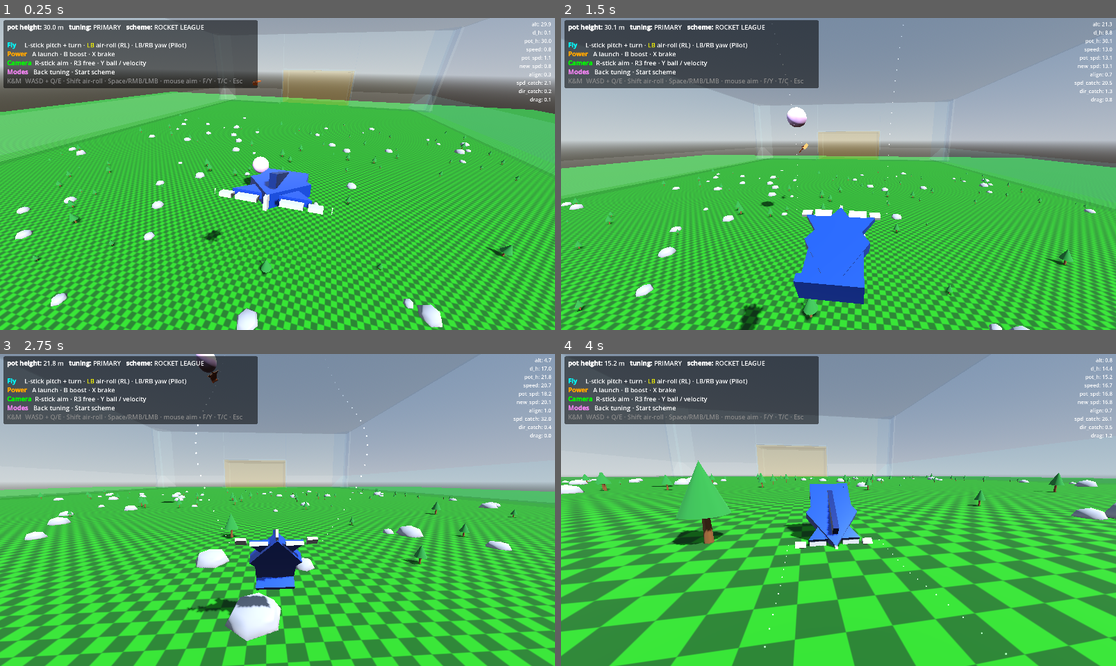
Above: before the commit, frames 1-4 (two rows, left to right).
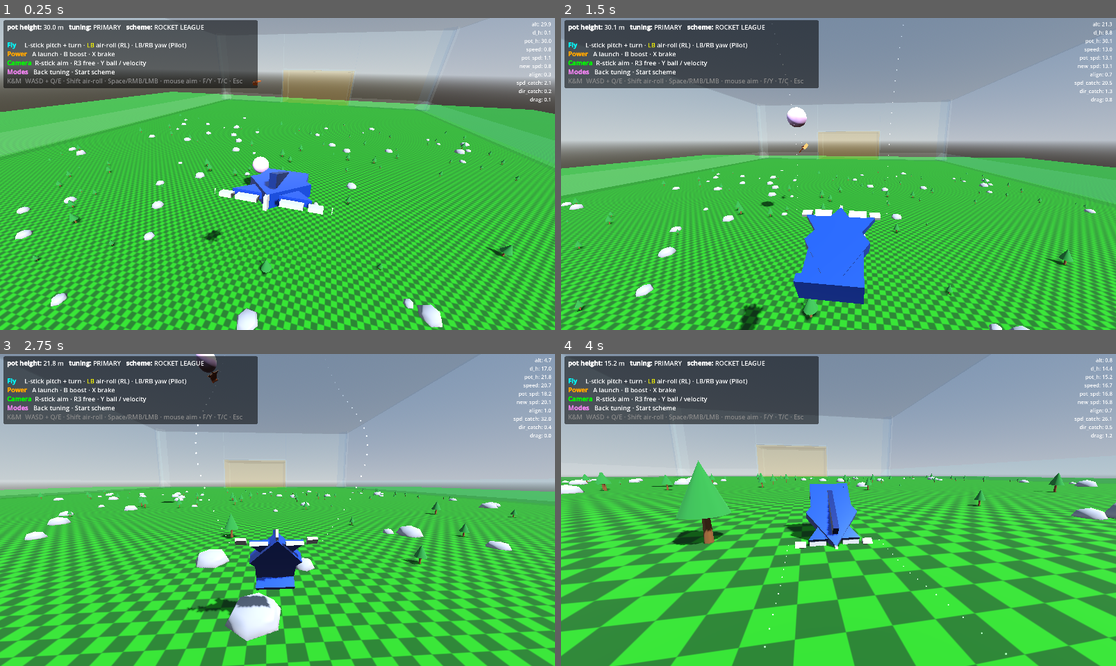
Above: after the commit, the same moments.

Repository: westonkelliher/glider
Game: Godot game, scene res://scenes/main.tscn
Two runs of this game, one before a commit and one after it. Both use one fixed random seed, a clock stepped at 60 frames per second and the inputs below.
Inputs (mouse positions are in pixels of both pictures, inside the frame that each line leads up to):
- Up to frame 1 (0.25 s): no input
- Up to frame 2 (1.5 s): tap Enter at 0.5 s; move the mouse to (866, 174) at 0.52 s; press the mouse at (866, 174) at 0.53 s; hold W (move_forward) from 0.53 s (still down); move the mouse to (810, 174) at 1.27 s; release the mouse at (810, 174) at 1.28 s; tap Shift (air_roll) at 1.35 s
- Up to frame 3 (2.75 s): keep holding W (move_forward); move the mouse to (288, 503) at 2.02 s; hold Right mouse button (boost) from 2.03 s (still down)
- Up to frame 4 (4 s): keep holding W (move_forward); move the mouse to (832, 516) at 2.77 s; release Right mouse button (boost) at 2.78 s; tap Y (cam_ball_toggle) at 2.85 s; move the mouse to (877, 513) at 3.52 s; tap F (cam_free) at 3.6 s

The runs differ from the first frame. In frame 1, 0.5% of the frame differs, in the area x 0-79%, y 22-46%; in frame 2, 0.4%; in frame 3, less than 0.1%; in frame 4, less than 0.1%.

Commit message:
Refine arena chamfers: smaller bevel (leg 14->7.5), corners reach floor
Vertical corner panels now bury 5 units below the floor instead of kissing
it (the coplanar bottom edge left a visible seam). Floor bevels cover half
as much wall.

Co-Authored-By: Claude Opus 4.8 (1M context) <noreply@anthropic.com>

Diff:
--- a/environment/arena.tscn
+++ b/environment/arena.tscn
@@ -79,24 +79,24 @@
 ; so the bevel sits inside the arena with no geometry poking through the walls.
 [sub_resource type="BoxMesh" id="mesh_ch_ew"]
 material = SubResource("wall_mat")
-size = Vector3(19.79899, 5, 400)
+size = Vector3(10.6066, 5, 400)
 
 [sub_resource type="BoxShape3D" id="shape_ch_ew"]
-size = Vector3(19.79899, 5, 400)
+size = Vector3(10.6066, 5, 400)
 
 [sub_resource type="BoxMesh" id="mesh_ch_ns"]
 material = SubResource("wall_mat")
-size = Vector3(19.79899, 5, 80)
+size = Vector3(10.6066, 5, 80)
 
 [sub_resource type="BoxShape3D" id="shape_ch_ns"]
-size = Vector3(19.79899, 5, 80)
+size = Vector3(10.6066, 5, 80)
 
 [sub_resource type="BoxMesh" id="mesh_ch_v"]
 material = SubResource("wall_mat")
-size = Vector3(19.79899, 5, 70)
+size = Vector3(10.6066, 5, 76)
 
 [sub_resource type="BoxShape3D" id="shape_ch_v"]
-size = Vector3(19.79899, 5, 70)
+size = Vector3(10.6066, 5, 76)
 
 [node name="Arena" type="StaticBody3D"]
 script = ExtResource("1_ref")
@@ -260,81 +260,81 @@
 shape = SubResource("shape_ceiling")
 
 [node name="ChamferFloorEast" type="MeshInstance3D" parent="."]
-transform = Transform3D(0.70710677, -0.70710677, 0, 0.70710677, 0.70710677, 0, 0, 0, 0.99999994, 111.5, 7, 0)
+transform = Transform3D(0.70710677, -0.70710677, 0, 0.70710677, 0.70710677, 0, 0, 0, 0.99999994, 114.75, 3.75, 0)
 mesh = SubResource("mesh_ch_ew")
 
 [node name="ChamferFloorEastShape" type="CollisionShape3D" parent="."]
-transform = Transform3D(0.70710677, -0.70710677, 0, 0.70710677, 0.70710677, 0, 0, 0, 0.99999994, 111.5, 7, 0)
+transform = Transform3D(0.70710677, -0.70710677, 0, 0.70710677, 0.70710677, 0, 0, 0, 0.99999994, 114.75, 3.75, 0)
 shape = SubResource("shape_ch_ew")
 
 [node name="ChamferFloorWest" type="MeshInstance3D" parent="."]
-transform = Transform3D(-0.70710677, 0.70710677, 0, 0.70710677, 0.70710677, 0, 0, 0, -0.99999994, -111.5, 7, 0)
+transform = Transform3D(-0.70710677, 0.70710677, 0, 0.70710677, 0.70710677, 0, 0, 0, -0.99999994, -114.75, 3.75, 0)
 mesh = SubResource("mesh_ch_ew")
 
 [node name="ChamferFloorWestShape" type="CollisionShape3D" parent="."]
-transform = Transform3D(-0.70710677, 0.70710677, 0, 0.70710677, 0.70710677, 0, 0, 0, -0.99999994, -111.5, 7, 0)
+transform = Transform3D(-0.70710677, 0.70710677, 0, 0.70710677, 0.70710677, 0, 0, 0, -0.99999994, -114.75, 3.75, 0)
 shape = SubResource("shape_ch_ew")
 
 [node name="ChamferFloorNL" type="MeshInstance3D" parent="."]
-transform = Transform3D(0, 0, -0.99999994, 0.70710677, 0.70710677, 0, 0.70710677, -0.70710677, 0, -80, 7, 191.5)
+transform = Transform3D(0, 0, -0.99999994, 0.70710677, 0.70710677, 0, 0.70710677, -0.70710677, 0, -80, 3.75, 194.75)
 mesh = SubResource("mesh_ch_ns")
 
 [node name="ChamferFloorNLShape" type="CollisionShape3D" parent="."]
-transform = Transform3D(0, 0, -0.99999994, 0.70710677, 0.70710677, 0, 0.70710677, -0.70710677, 0, -80, 7, 191.5)
+transform = Transform3D(0, 0, -0.99999994, 0.70710677, 0.70710677, 0, 0.70710677, -0.70710677, 0, -80, 3.75, 194.75)
 shape = SubResource("shape_ch_ns")
 
 [node name="ChamferFloorNR" type="MeshInstance3D" parent="."]
-transform = Transform3D(0, 0, -0.99999994, 0.70710677, 0.70710677, 0, 0.70710677, -0.70710677, 0, 80, 7, 191.5)
+transform = Transform3D(0, 0, -0.99999994, 0.70710677, 0.70710677, 0, 0.70710677, -0.70710677, 0, 80, 3.75, 194.75)
 mesh = SubResource("mesh_ch_ns")
 
 [node name="ChamferFloorNRShape" type="CollisionShape3D" parent="."]
-transform = Transform3D(0, 0, -0.99999994, 0.70710677, 0.70710677, 0, 0.70710677, -0.70710677, 0, 80, 7, 191.5)
+transform = Transform3D(0, 0, -0.99999994, 0.70710677, 0.70710677, 0, 0.70710677, -0.70710677, 0, 80, 3.75, 194.75)
 shape = SubResource("shape_ch_ns")
 
 [node name="ChamferFloorSL" type="MeshInstance3D" parent="."]
-transform = Transform3D(0, 0, 0.99999994, 0.70710677, 0.70710677, 0, -0.70710677, 0.70710677, 0, -80, 7, -191.5)
+transform = Transform3D(0, 0, 0.99999994, 0.70710677, 0.70710677, 0, -0.70710677, 0.70710677, 0, -80, 3.75, -194.75)
 mesh = SubResource("mesh_ch_ns")
 
 [node name="ChamferFloorSLShape" type="CollisionShape3D" parent="."]
-transform = Transform3D(0, 0, 0.99999994, 0.70710677, 0.70710677, 0, -0.70710677, 0.70710677, 0, -80, 7, -191.5)
+transform = Transform3D(0, 0, 0.99999994, 0.70710677, 0.70710677, 0, -0.70710677, 0.70710677, 0, -80, 3.75, -194.75)
 shape = SubResource("shape_ch_ns")
 
 [node name="ChamferFloorSR" type="MeshInstance3D" parent="."]
-transform = Transform3D(0, 0, 0.99999994, 0.70710677, 0.70710677, 0, -0.70710677, 0.70710677, 0, 80, 7, -191.5)
+transform = Transform3D(0, 0, 0.99999994, 0.70710677, 0.70710677, 0, -0.70710677, 0.70710677, 0, 80, 3.75, -194.75)
 mesh = SubResource("mesh_ch_ns")
 
 [node name="ChamferFloorSRShape" type="CollisionShape3D" parent="."]
-transform = Transform3D(0, 0, 0.99999994, 0.70710677, 0.70710677, 0, -0.70710677, 0.70710677, 0, 80, 7, -191.5)
+transform = Transform3D(0, 0, 0.99999994, 0.70710677, 0.70710677, 0, -0.70710677, 0.70710677, 0, 80, 3.75, -194.75)
 shape = SubResource("shape_ch_ns")
 
 [node name="ChamferCornerNE" type="MeshInstance3D" parent="."]
-transform = Transform3D(0.70710677, -0.70710677, 0, 0, 0, 0.99999994, -0.70710677, -0.70710677, 0, 111.5, 35, 191.5)
+transform = Transform3D(0.70710677, -0.70710677, 0, 0, 0, 0.99999994, -0.70710677, -0.70710677, 0, 114.75, 33, 194.75)
 mesh = SubResource("mesh_ch_v")
 
 [node name="ChamferCornerNEShape" type="CollisionShape3D" parent="."]
-transform = Transform3D(0.70710677, -0.70710677, 0, 0, 0, 0.99999994, -0.70710677, -0.70710677, 0, 111.5, 35, 191.5)
+transform = Transform3D(0.70710677, -0.70710677, 0, 0, 0, 0.99999994, -0.70710677, -0.70710677, 0, 114.75, 33, 194.75)
 shape = SubResource("shape_ch_v")
 
 [node name="ChamferCornerNW" type="MeshInstance3D" parent="."]
-transform = Transform3D(-0.70710677, 0.70710677, 0, 0, 0, -0.99999994, -0.70710677, -0.70710677, 0, -111.5, 35, 191.5)
+transform = Transform3D(-0.70710677, 0.70710677, 0, 0, 0, -0.99999994, -0.70710677, -0.70710677, 0, -114.75, 33, 194.75)
 mesh = SubResource("mesh_ch_v")
 
 [node name="ChamferCornerNWShape" type="CollisionShape3D" parent="."]
-transform = Transform3D(-0.70710677, 0.70710677, 0, 0, 0, -0.99999994, -0.70710677, -0.70710677, 0, -111.5, 35, 191.5)
+transform = Transform3D(-0.70710677, 0.70710677, 0, 0, 0, -0.99999994, -0.70710677, -0.70710677, 0, -114.75, 33, 194.75)
 shape = SubResource("shape_ch_v")
 
 [node name="ChamferCornerSE" type="MeshInstance3D" parent="."]
-transform = Transform3D(0.70710677, -0.70710677, 0, 0, 0, -0.99999994, 0.70710677, 0.70710677, 0, 111.5, 35, -191.5)
+transform = Transform3D(0.70710677, -0.70710677, 0, 0, 0, -0.99999994, 0.70710677, 0.70710677, 0, 114.75, 33, -194.75)
 mesh = SubResource("mesh_ch_v")
 
 [node name="ChamferCornerSEShape" type="CollisionShape3D" parent="."]
-transform = Transform3D(0.70710677, -0.70710677, 0, 0, 0, -0.99999994, 0.70710677, 0.70710677, 0, 111.5, 35, -191.5)
+transform = Transform3D(0.70710677, -0.70710677, 0, 0, 0, -0.99999994, 0.70710677, 0.70710677, 0, 114.75, 33, -194.75)
 shape = SubResource("shape_ch_v")
 
 [node name="ChamferCornerSW" type="MeshInstance3D" parent="."]
-transform = Transform3D(-0.70710677, 0.70710677, 0, 0, 0, 0.99999994, 0.70710677, 0.70710677, 0, -111.5, 35, -191.5)
+transform = Transform3D(-0.70710677, 0.70710677, 0, 0, 0, 0.99999994, 0.70710677, 0.70710677, 0, -114.75, 33, -194.75)
 mesh = SubResource("mesh_ch_v")
 
 [node name="ChamferCornerSWShape" type="CollisionShape3D" parent="."]
-transform = Transform3D(-0.70710677, 0.70710677, 0, 0, 0, 0.99999994, 0.70710677, 0.70710677, 0, -111.5, 35, -191.5)
+transform = Transform3D(-0.70710677, 0.70710677, 0, 0, 0, 0.99999994, 0.70710677, 0.70710677, 0, -114.75, 33, -194.75)
 shape = SubResource("shape_ch_v")
